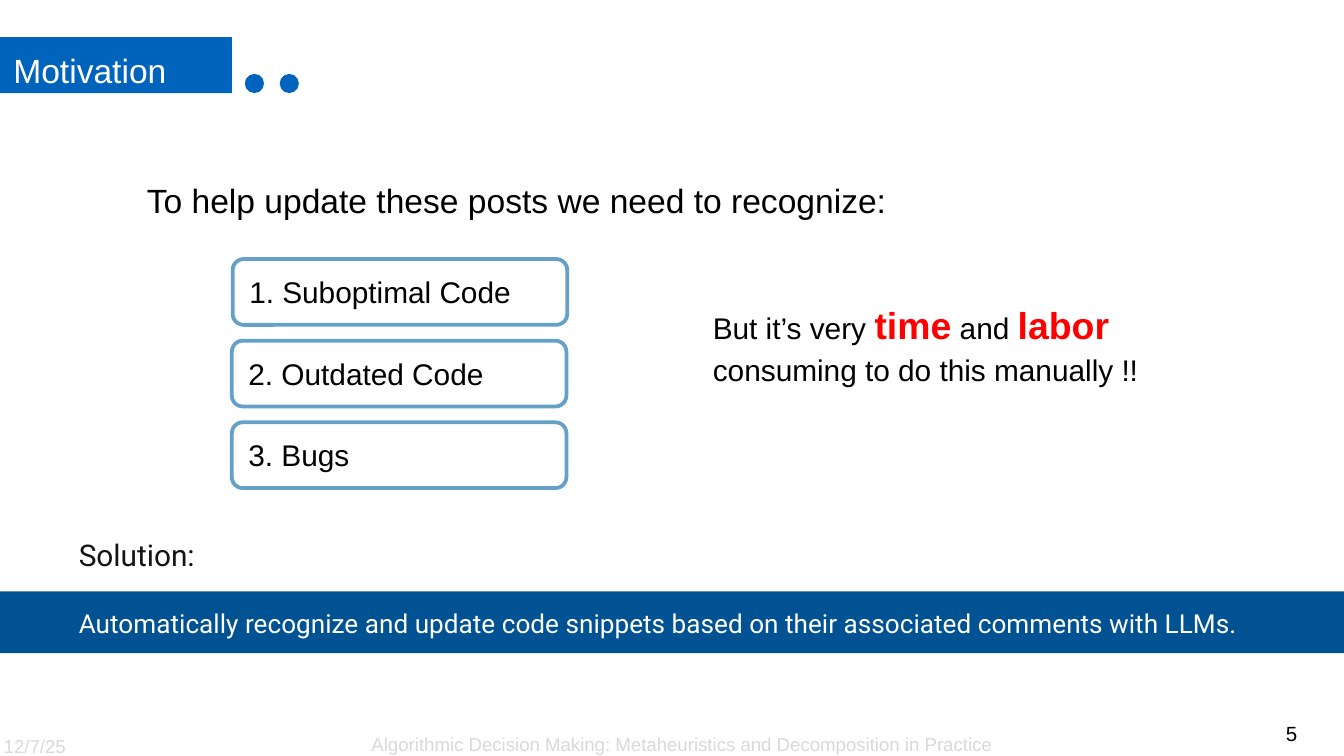
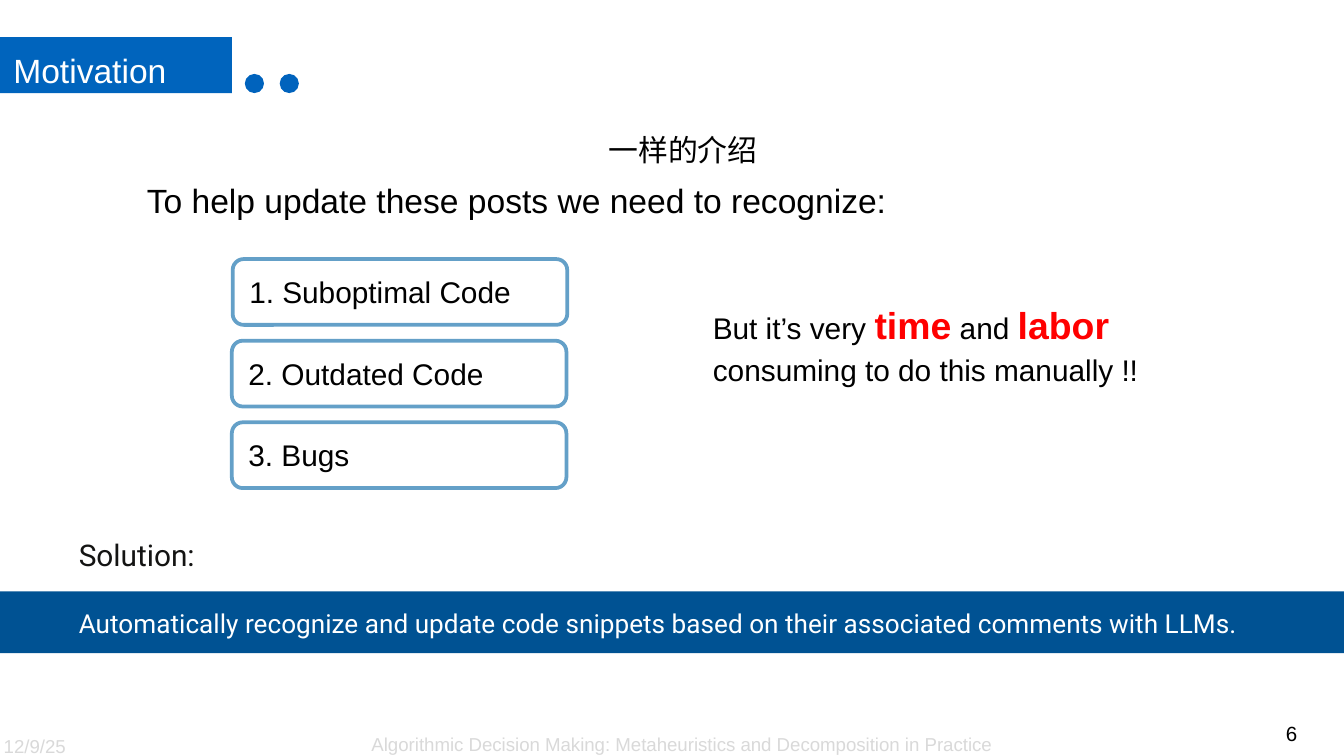
Before and after one commit to SinYita/VRPTW_solver, a slide deck: slide 6 of Presentation.pptx (slide 5 before the commit). Drawn at 1344x756 pixels with LibreOffice and Linux fonts; fonts in the diff are those of the drawing; background and template pictures are left out. Boxes give left, top, right and bottom in pixels: in the first picture for what was removed or moved away, otherwise in the second. Text is boxed around its words. In the diff, an @@ line names an element or a change of style, - is before the commit and + after.

```diff
--- a/Presentation.pptx
+++ b/Presentation.pptx
@@ text added at (609, 136, 758, 164), 16 pt, text #000000 @@
+一样的介绍
@@ text at (4, 736, 66, 756): text changed @@
-12/7/25
+12/9/25
@@ page number at (1286, 726, 1297, 742): text changed @@
-5
+6
```
Also in this commit, not shown: 15 other slides changed, 1 slide added, 2 other files.
